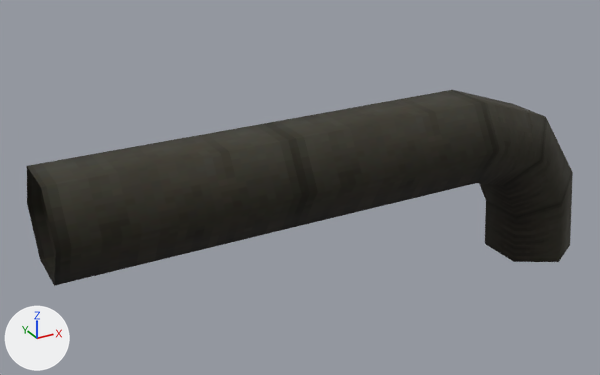
The glTF model tools/generators/units/raw/fcop-props/Slim/obj_070.glb as it was, and as the next commit left it.
Both versions are drawn from a camera (50 mm lens) standing at (-3.0, -2.91, 2.08) and looking at (-1.32, 0.15, 0.56). Arrows for +X, +Y and +Z are at lower left; the lights stay in place. The picture after the commit comes second.

Objects in the first picture: 'Slim_obj_070'.
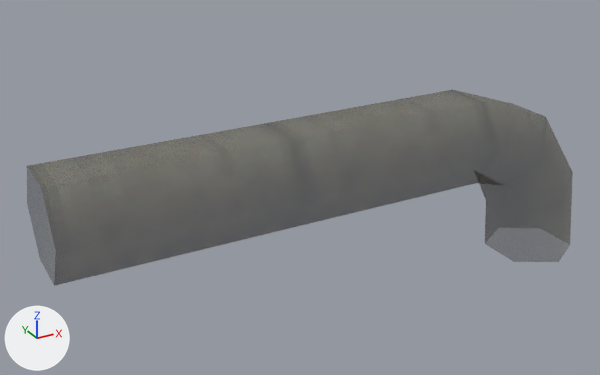
What differs and where, as boxes [x1, y1, x2, y2] in the pictures (600 x 375 px):
'Slim_obj_070', surface changed (black to grey)
    both: [27, 90, 573, 286]

What changed in the scene script:
```text
Change mat_tex06:
    mat_tex06.texture: img_tex06 -> img_tex06  # not seen -> with its transparency
```
